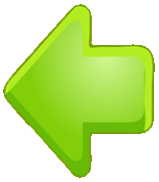
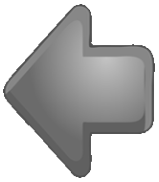
The second 159 × 182 image is a revision of the first. Changes to its layers:
pixels changed over <box>3,4,155,178</box> (layer not identified)
